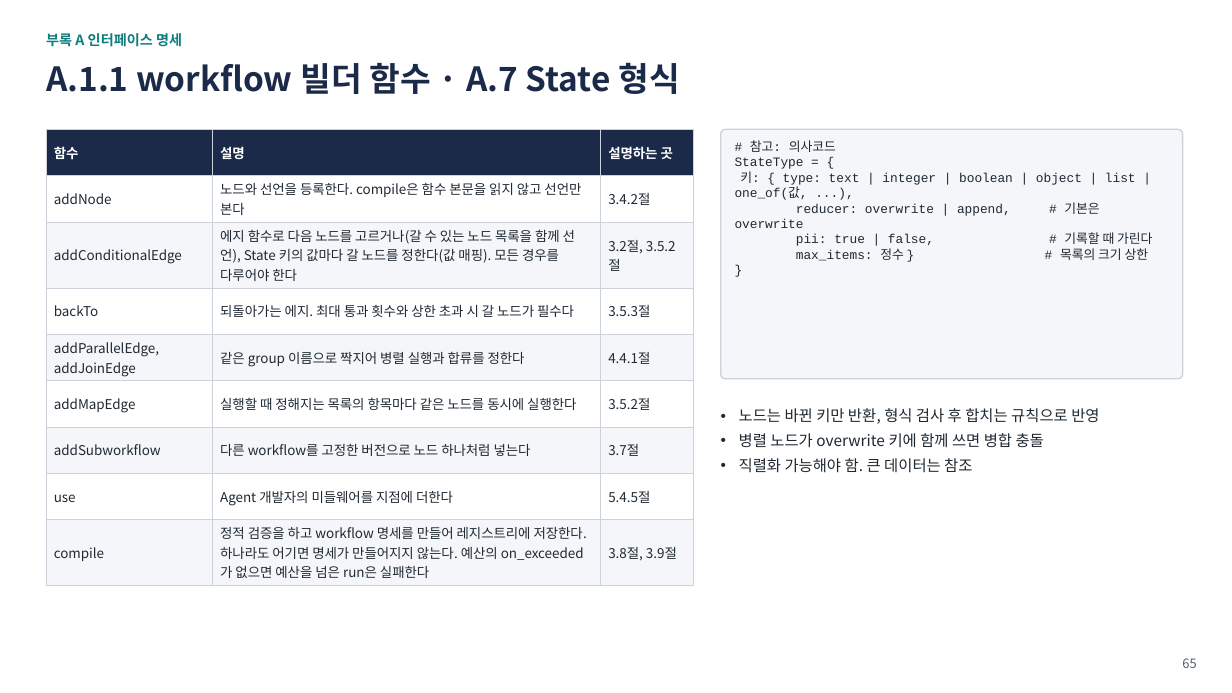
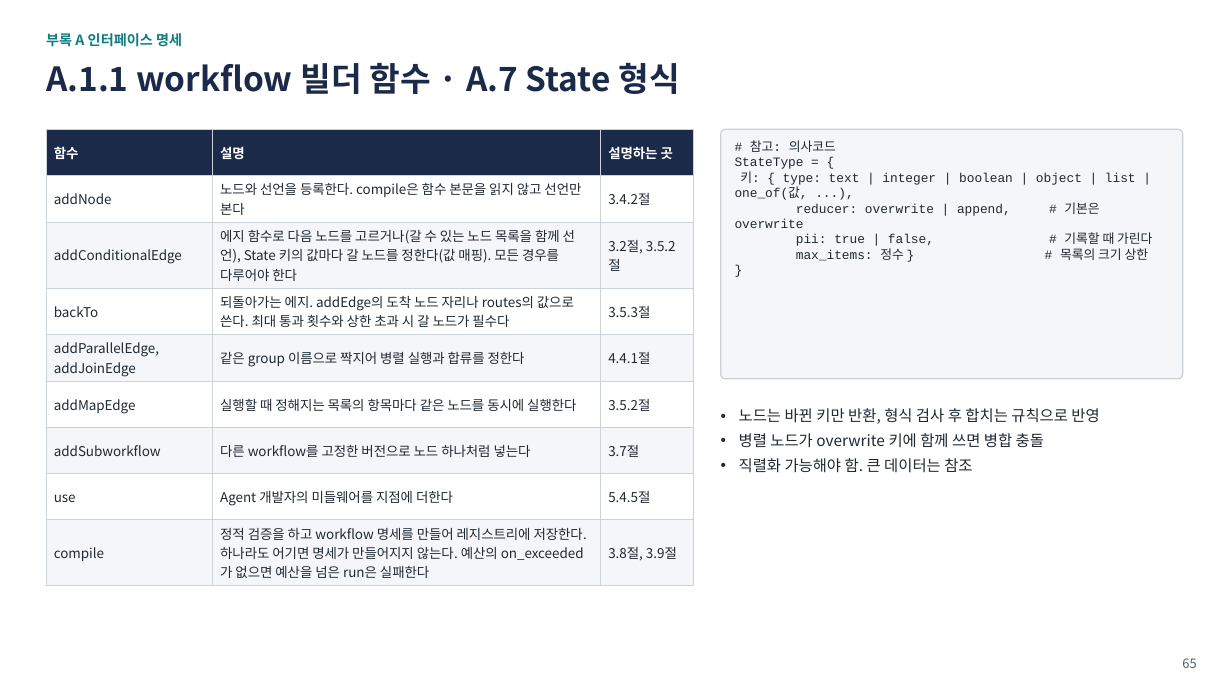
Before and after one commit to iwindfree/ai-agent-framework-architecture, a slide deck: slide 65 of AI_Agent_Workflow_Framework_Summary.pptx. Drawn at 1232x693 pixels with LibreOffice and Linux fonts; fonts in the diff are those of the drawing. Boxes give left, top, right and bottom in pixels: in the first picture for what was removed or moved away, otherwise in the second. Text is boxed around its words. In the diff, an @@ line names an element or a change of style, - is before the commit and + after.

```diff
--- a/AI_Agent_Workflow_Framework_Summary.pptx
+++ b/AI_Agent_Workflow_Framework_Summary.pptx
@@ table at (x1=46, y1=129, x2=693, y2=582) @@
-row 4, column 2: 되돌아가는 에지. 최대 통과 횟수와 상한 초과 시 갈 노드가 필수다
+row 4, column 2: 되돌아가는 에지. addEdge의 도착 노드 자리나 routes의 값으로 쓴다. 최대 통과 횟수와 상한 초과 시 갈 노드가 필수다
```
Also in this commit, not shown: 1 other slide changed, 1 other file.
